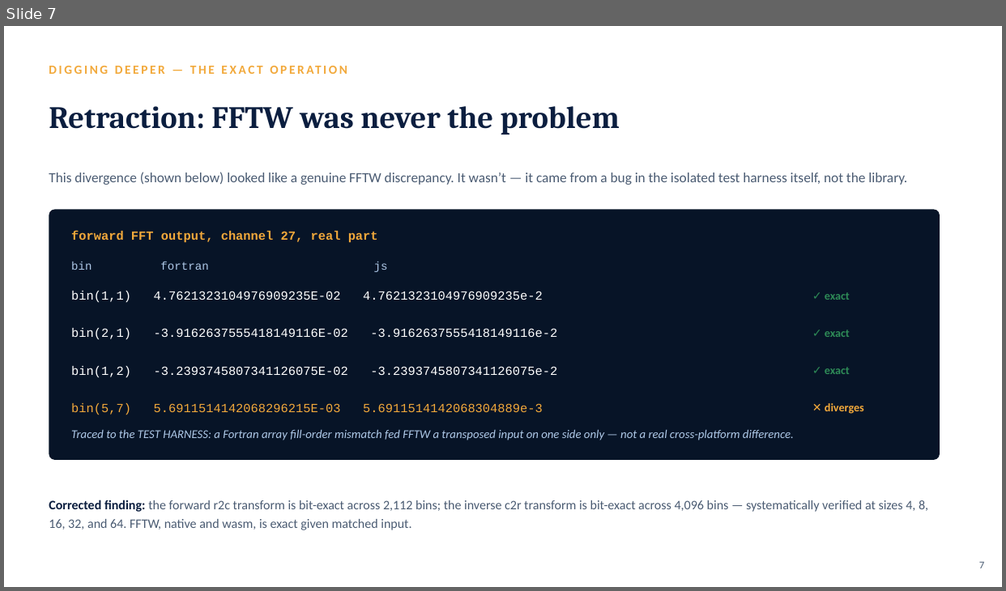
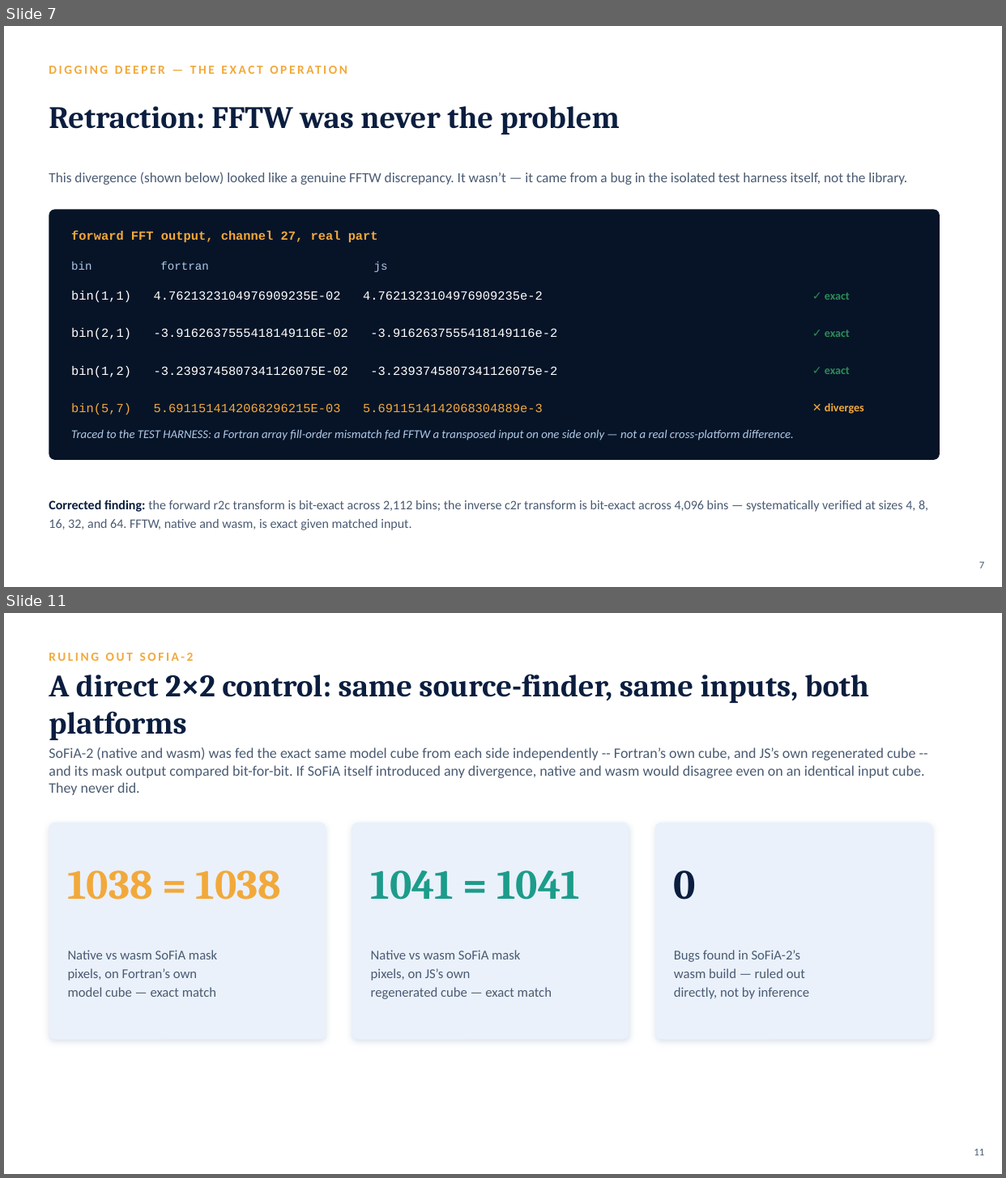
Before and after one commit to dan-distributive/3KIDNAS, a slide deck: ChasingTheLastULP.pptx. Shown one above the other, each under a label of ours: slide 7 before the commit, slides 7 and 11 after it; the slides between them are not shown. The pictures are 1006x591 and 1006x1178 pixels, drawn with LibreOffice and Linux fonts; fonts in the diff are those of the drawing. Boxes give left, top, right and bottom in pixels: in the first picture for what was removed or moved away, otherwise in the second. Text is boxed around its words. In the diff, an @@ line names an element or a change of style, - is before the commit and + after.

```diff
--- a/ChasingTheLastULP.pptx
+++ b/ChasingTheLastULP.pptx
@@ slide 11 added at box(4, 613, 1002, 1174), background #FFFFFF @@
@@ text added at box(49, 653, 194, 661), 12 pt, text #F2A93B, bold @@
+RULING OUT SOFIA-2
@@ text added at box(49, 674, 869, 740), 30 pt, text #0B1E3F, bold @@
+A direct 2×2 control: same source-finder, same inputs, both platforms
@@ text added at box(49, 747, 925, 795), 14 pt, text #4A5B72 @@
+SoFiA-2 (native and wasm) was fed the exact same model cube from each side independently -- Fortran’s own cube, and JS’s own regenerated cube -- and its mask output compared bit-for-bit. If SoFiA itself introduced any divergence, native and wasm would disagree even on an identical input cube. They never did.
@@ rounded rectangle added at box(49, 823, 326, 1040), fill #EAF1FB @@
@@ rounded rectangle added at box(352, 823, 629, 1040), fill #EAF1FB @@
@@ rounded rectangle added at box(655, 823, 932, 1040), fill #EAF1FB @@
@@ text added at box(68, 871, 281, 900), 40 pt, text #F2A93B, bold @@
+1038 = 1038
@@ text added at box(371, 871, 580, 900), 40 pt, text #1C9C8B, bold @@
+1041 = 1041
@@ text added at box(674, 871, 696, 900), 40 pt, text #0B1E3F, bold @@
+0
@@ text added at box(68, 950, 217, 997), 13 pt, text #4A5B72 @@
+Native vs wasm SoFiA mask
+pixels, on Fortran’s own
+model cube — exact match
@@ text added at box(371, 950, 552, 999), 13 pt, text #4A5B72 @@
+Native vs wasm SoFiA mask
+pixels, on JS’s own
+regenerated cube — exact match
@@ text added at box(674, 950, 809, 999), 13 pt, text #4A5B72 @@
+Bugs found in SoFiA-2’s
+wasm build — ruled out
+directly, not by inference
@@ text added at box(974, 1149, 984, 1156), 10 pt, text #4A5B72 @@
+11
```
Also in this commit, not shown: 8 slides changed, 5 other slides added, 5 other files.
